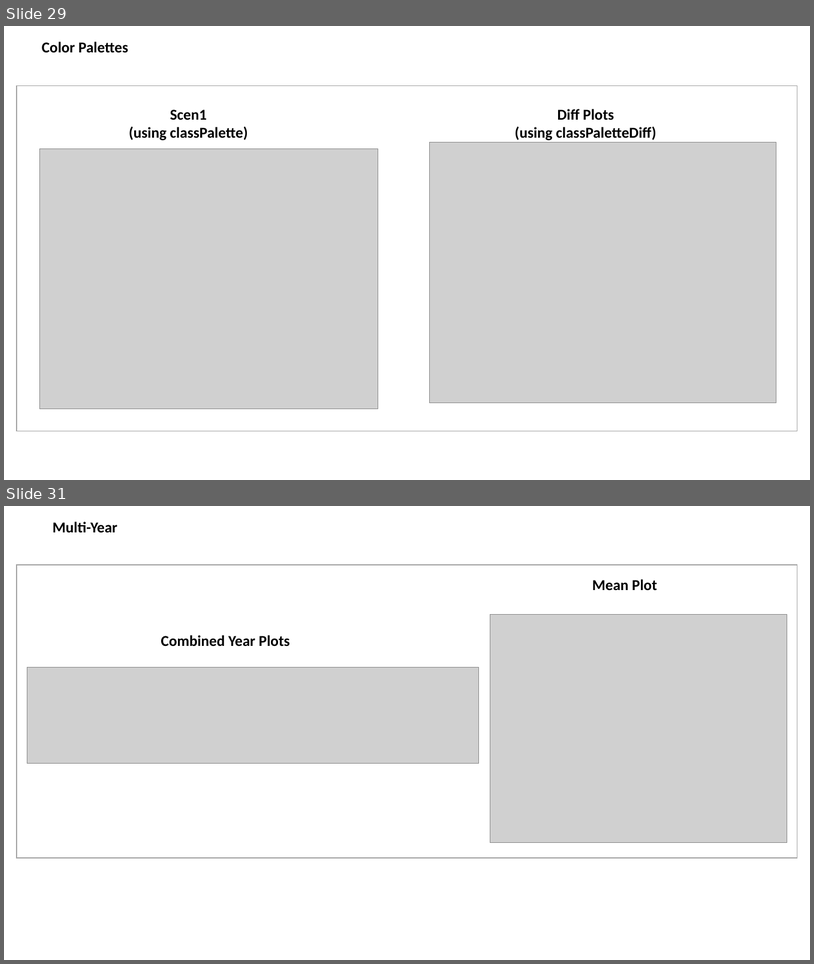
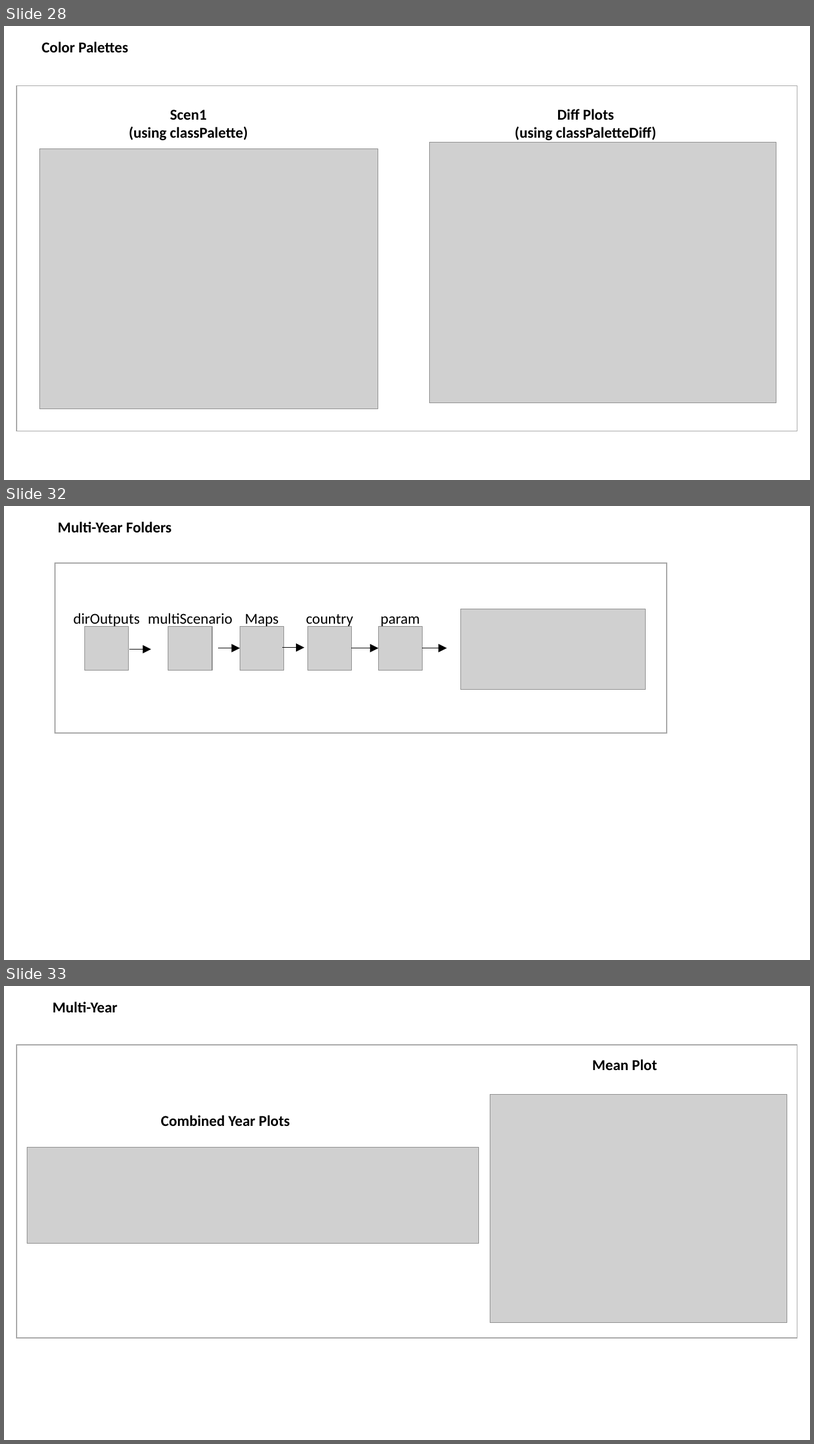
Before and after one commit to JGCRI/metis, a slide deck: vignettes/vignetteFigs/00vignetteFigs.pptx. Shown one above the other, each under a label of ours: slides 29 and 31 before the commit, slides 28, 32 and 33 after it; the slides between them are not shown. The pictures are 814x964 and 814x1444 pixels, drawn with LibreOffice and Linux fonts; fonts in the diff are those of the drawing; grey boxes stand for pictures. Boxes give left, top, right and bottom in pixels: in the first picture for what was removed or moved away, otherwise in the second. Text is boxed around its words. In the diff, an @@ line names an element or a change of style, - is before the commit and + after.

Commit message:
Multi-Year Diff Plots

```diff
--- a/vignettes/vignetteFigs/00vignetteFigs.pptx
+++ b/vignettes/vignetteFigs/00vignetteFigs.pptx
@@ slide 32 added at (4, 506, 810, 960), background #FFFFFF @@
@@ text added at (58, 522, 172, 533), 18 pt, text #000000, bold @@
+Multi-Year Folders
@@ rectangle added at (55, 563, 667, 733), outline #A6A6A6 1 pt @@
@@ text added at (74, 613, 140, 628), 18 pt, text #000000 @@
+dirOutputs
@@ text added at (148, 613, 233, 628), 18 pt, text #000000 @@
+multiScenario
@@ text added at (245, 613, 279, 628), 18 pt, text #000000 @@
+Maps
@@ picture added at (461, 609, 647, 690) @@
@@ picture added at (85, 627, 129, 670) @@
@@ picture added at (168, 627, 212, 670) @@
@@ picture added at (240, 627, 284, 670) @@
@@ text added at (306, 614, 354, 628), 18 pt, text #000000 @@
+country
@@ picture added at (308, 627, 351, 670) @@
@@ picture added at (378, 627, 422, 670) @@
@@ text added at (381, 616, 420, 628), 18 pt, text #000000 @@
+param
@@ arrow added from (129, 649) to (151, 649), #000000 0.5 pt @@
@@ arrow added from (218, 648) to (240, 648), #000000 0.5 pt @@
@@ arrow added from (283, 648) to (305, 648), #000000 0.5 pt @@
@@ arrow added from (352, 648) to (378, 648), #000000 0.5 pt @@
@@ arrow added from (423, 648) to (447, 648), #000000 0.5 pt @@
@@ what was slide 29 is now slide 28 @@
@@ what was slide 31 is now slide 33 @@
```
Also in this commit, not shown: 2 slides changed, 1 other slide added, 15 other files.
